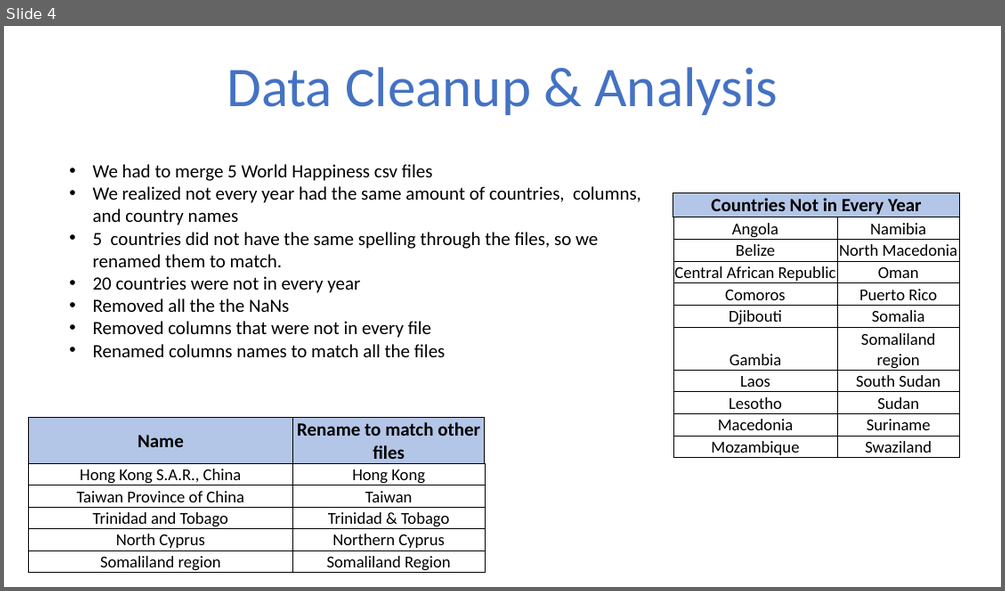
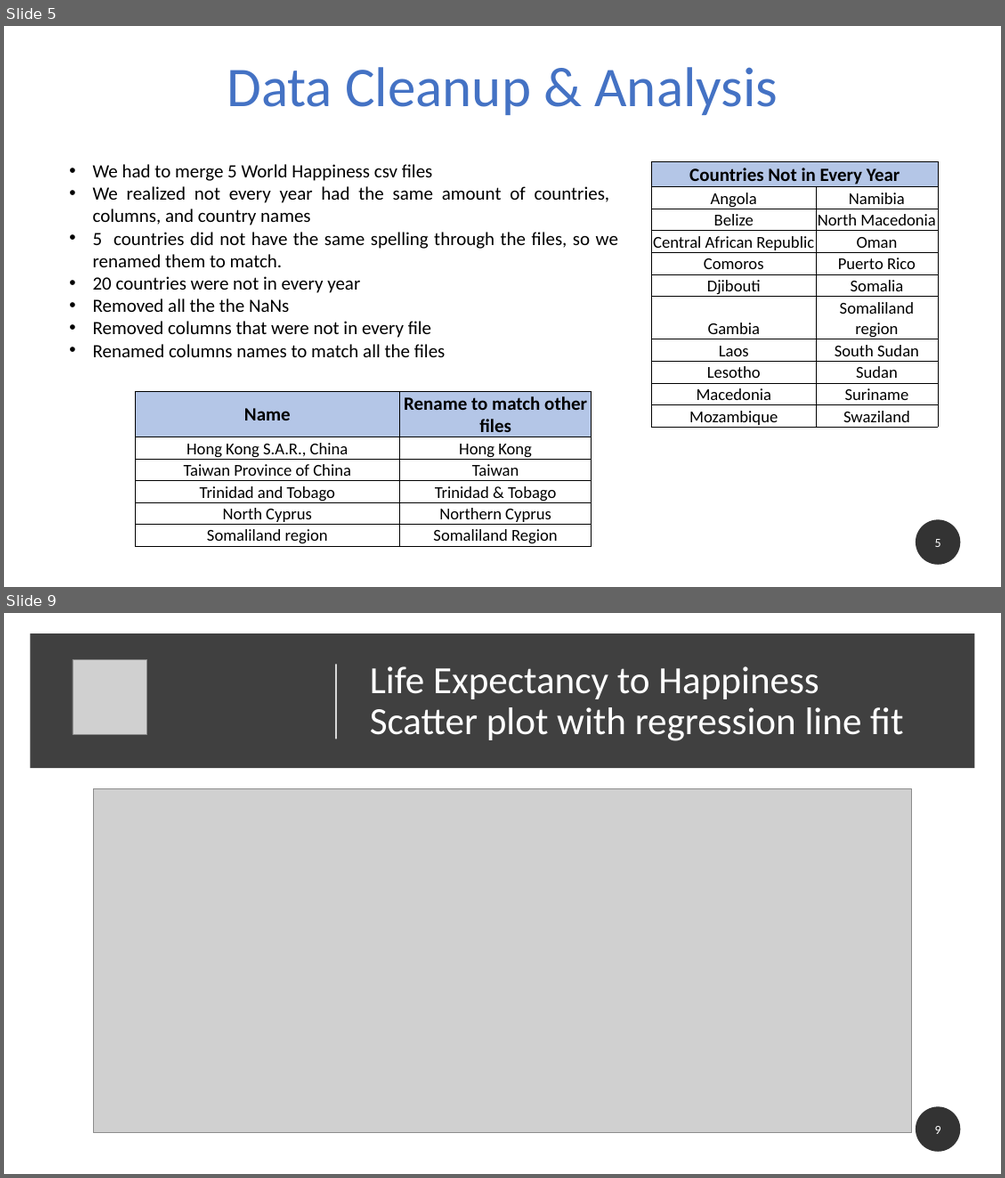
Before and after one commit to jcook25/project-one, a slide deck: World Happiness Report .pptx. Shown one above the other, each under a label of ours: slide 4 before the commit, slides 5 and 9 after it; the slides between them are not shown. The pictures are 1005x591 and 1005x1178 pixels, drawn with LibreOffice and Linux fonts; fonts in the diff are those of the drawing; grey boxes stand for pictures. Boxes give left, top, right and bottom in pixels: in the first picture for what was removed or moved away, otherwise in the second. Text is boxed around its words. In the diff, an @@ line names an element or a change of style, - is before the commit and + after.

```diff
--- a/World Happiness Report .pptx
+++ b/World Happiness Report .pptx
@@ slide 9 added at bbox=[4, 613, 1001, 1174], background #FFFFFF @@
@@ rectangle added at bbox=[30, 634, 975, 769], fill #404040 @@
@@ picture added at bbox=[73, 659, 147, 734] @@
@@ line added from (336, 738) to (336, 664), #FFFFFF 1.5 pt @@
@@ title added at bbox=[370, 666, 903, 741], 37 pt, text #FFFFFF @@
+Life Expectancy to Happiness
+Scatter plot with regression line fit
@@ picture added at bbox=[93, 788, 912, 1133] @@
@@ page number added at bbox=[915, 1107, 961, 1151], fill #000000 at 80% opacity, 12 pt, text #FFFFFF @@
+9
@@ what was slide 4 is now slide 5 @@
@@ slide 5 changed as well @@
@@ text "We had to merge 5 ..." at bbox=[93, 164, 618, 357]: alignment left to justified @@
@@ table: place and size @@
-table at bbox=[673, 192, 959, 461]
+table at bbox=[652, 162, 938, 428]
@@ table: place and size @@
-table at bbox=[28, 418, 484, 576]
+table at bbox=[135, 391, 591, 548]
@@ page number added at bbox=[915, 520, 961, 564], fill #000000 at 80% opacity, 12 pt, text #FFFFFF @@
+5
```
Also in this commit, not shown: 3 other slides changed, 9 other slides added, 5 slides removed.
